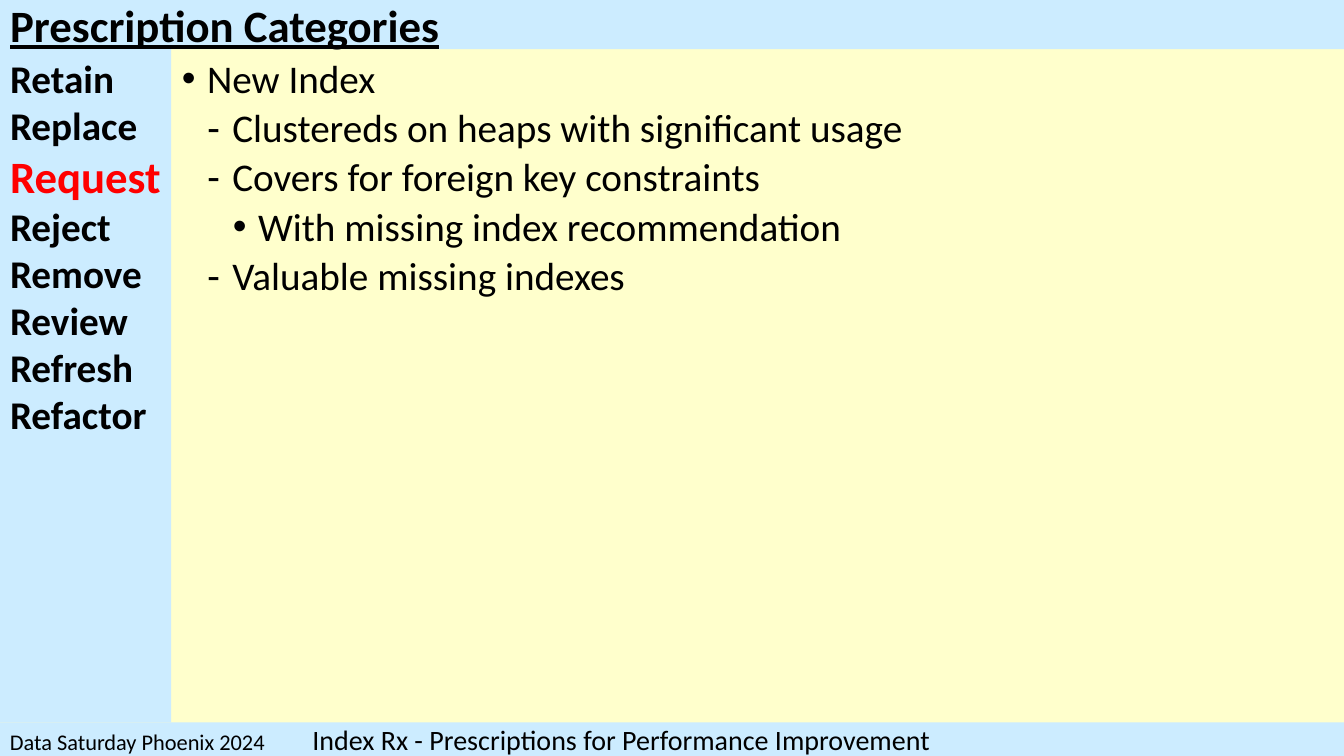
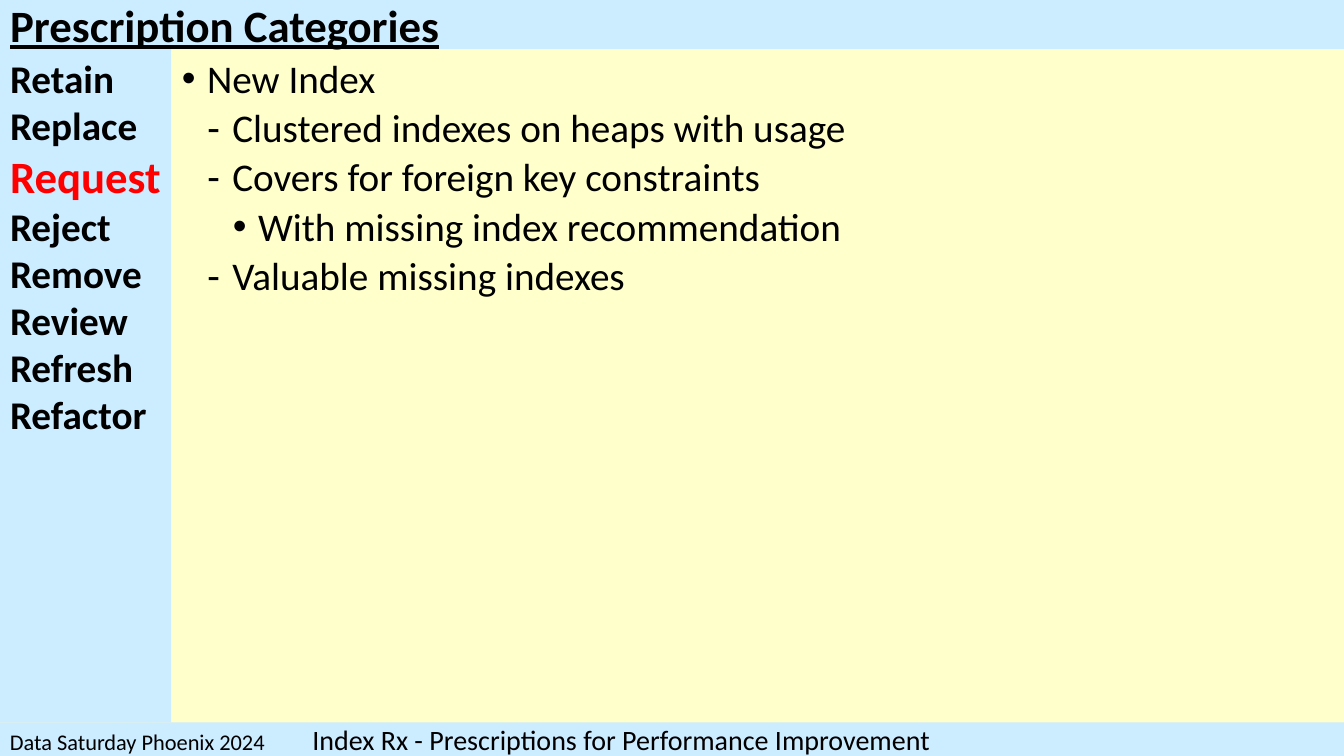
Before and after one commit to SQLXL/SQLXL, a slide deck: slide 34 of SQLXL_Index.pptx. Drawn at 1344x756 pixels with LibreOffice and Linux fonts; fonts in the diff are those of the drawing. Boxes give left, top, right and bottom in pixels: in the first picture for what was removed or moved away, otherwise in the second. Text is boxed around its words. In the diff, an @@ line names an element or a change of style, - is before the commit and + after.

```diff
--- a/SQLXL_Index.pptx
+++ b/SQLXL_Index.pptx
@@ text at (232, 114, 845, 149): text changed @@
-  ‐ Clustereds on heaps with significant usage
+  ‐ Clustered indexes on heaps with usage
```
Also in this commit, not shown: 9 other slides changed, 1 other file.
